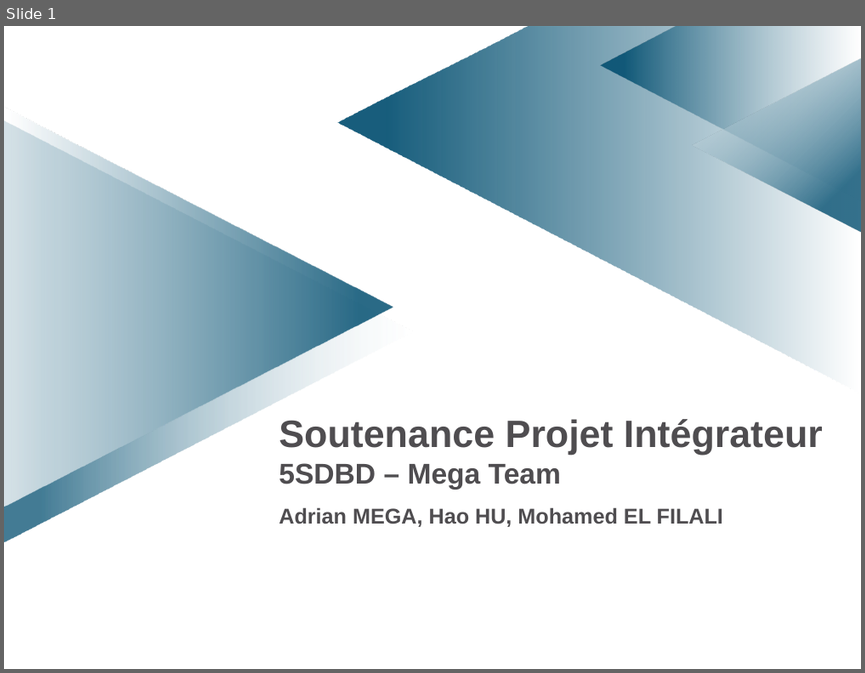
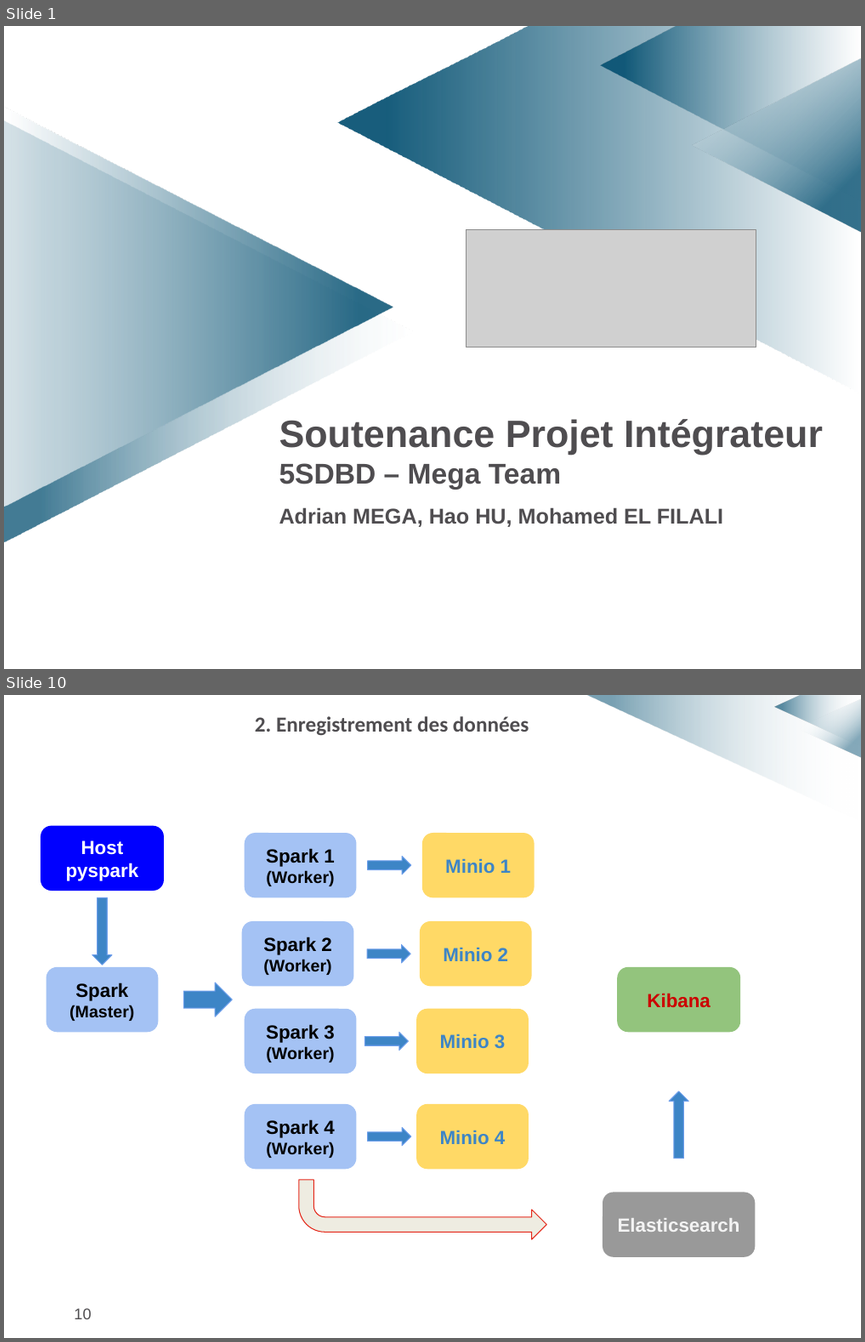
Before and after one commit to elfilalime/images_classification, a slide deck: docs/5sdbd-integrateur-presentation.pptx. Shown one above the other, each under a label of ours: slide 1 before the commit, slides 1 and 10 after it; the slides between them are not shown. The pictures are 865x673 and 865x1342 pixels, drawn with LibreOffice and Linux fonts; fonts in the diff are those of the drawing; grey boxes stand for pictures; background and template pictures are left out. Boxes give left, top, right and bottom in pixels: in the first picture for what was removed or moved away, otherwise in the second. Text is boxed around its words. In the diff, an @@ line names an element or a change of style, - is before the commit and + after.

```diff
--- a/docs/5sdbd-integrateur-presentation.pptx
+++ b/docs/5sdbd-integrateur-presentation.pptx
@@ slide 10 added at [4,695,861,1338], background #FFFFFF @@
@@ text added at [255,716,528,736], 18 pt, text #4F4D50, bold @@
+2. Enregistrement des données
@@ freeform shape added at [585,695,861,821], fill gradient #FFFFFF to #004D6F @@
@@ freeform shape added at [775,696,860,746], fill gradient #FFFFFF to #004D6F @@
@@ triangle added at [797,699,861,757], fill gradient #FFFFFF to #004D6F @@
@@ rounded rectangle added at [41,825,164,891], fill #0000FF, 16 pt, text #FFFFFF, bold @@
+Host
+pyspark
@@ up arrow added at [92,898,112,965], fill #3D85C6, outline #6D9EEB 0.75 pt @@
@@ group added at [46,833,357,1168]: 5 rounded rectangles, 1 up arrow @@
+Spark
+(Master)
+Spark 1
+(Worker)
+Spark 3
+(Worker)
+Spark 4
+(Worker)
+Spark 2
+(Worker)
@@ group added at [299,967,755,1257]: 2 rounded rectangles, 1 bent arrow, 1 up arrow @@
+Elasticsearch
+Kibana
@@ group added at [364,833,534,1168]: 4 rounded rectangles, 4 up arrows @@
+Minio 1
+Minio 4
+Minio 2
+Minio 3
@@ page number added at [74,1308,91,1319], 13 pt, text #4F4D50 @@
+10
@@ slide 1 changed as well @@
@@ triangle at [692,57,861,233]: proportions changed @@
@@ picture added at [466,230,756,347] @@
```
Also in this commit, not shown: 18 other slides added, 1 slide removed, 3 other files.
